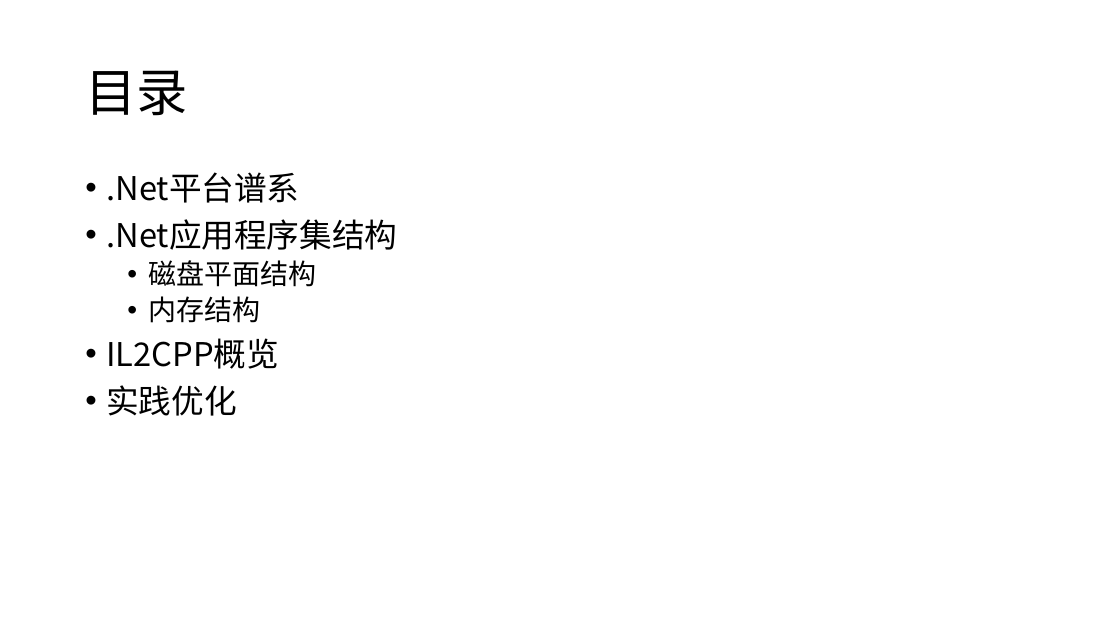
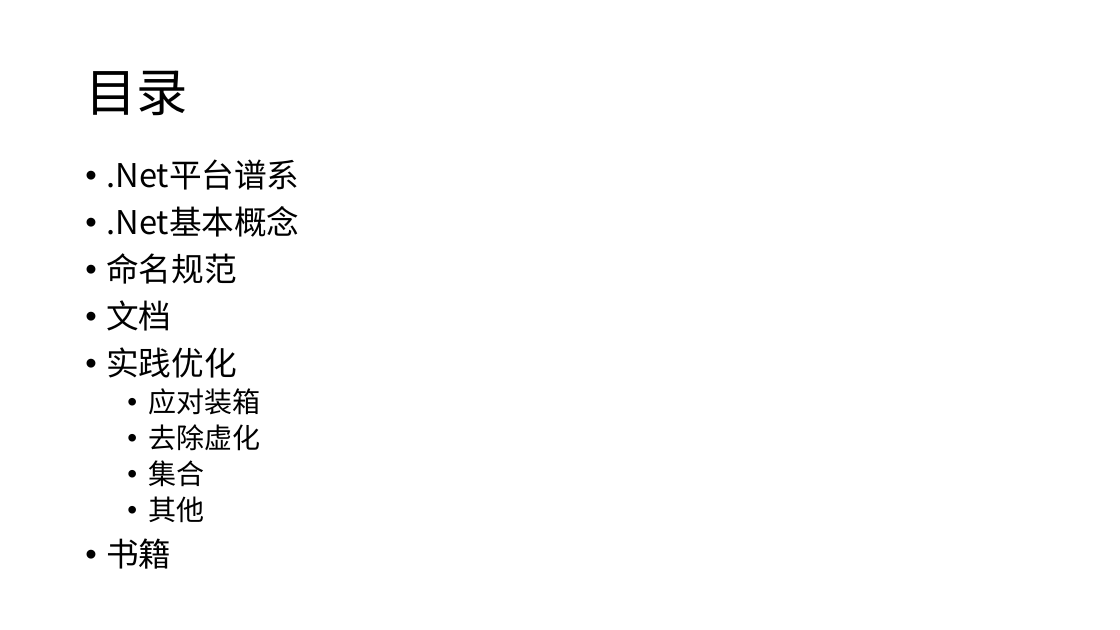
Before and after one commit to snakealpha/DotNetSession, a slide deck: slide 2 of pptx.pptx.pptx. Drawn at 1120x630 pixels with LibreOffice and Linux fonts; fonts in the diff are those of the drawing. Boxes give left, top, right and bottom in pixels: in the first picture for what was removed or moved away, otherwise in the second. Text is boxed around its words. In the diff, an @@ line names an element or a change of style, - is before the commit and + after.

```diff
--- a/pptx.pptx.pptx
+++ b/pptx.pptx.pptx
@@ text ".Net平台谱系": place and size @@
-text ".Net平台谱系" at box(106, 172, 397, 416)
+text ".Net平台谱系" at box(106, 159, 299, 569)
@@ text at box(106, 206, 299, 331): text changed @@
-• .Net应用程序集结构
-  • 磁盘平面结构
-  • 内存结构
-• IL2CPP概览
+• .Net基本概念
+• 命名规范
+• 文档
@@ text at box(106, 388, 260, 569): paragraphs added @@
+  • 应对装箱
+  • 去除虚化
+  • 集合
+  • 其他
+• 书籍
```
Also in this commit, not shown: 1 other slide changed.
